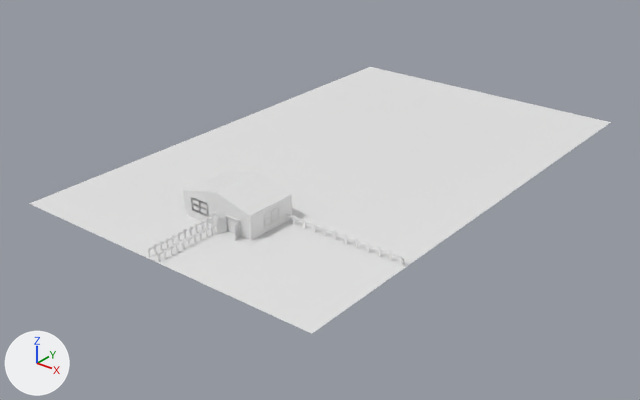
The FBX model Assets/Models/terrenoJuegoGranja.fbx as it was, and as the next commit left it.
Both versions are drawn from a 50 mm lens placed at (74.6, -100.6, 53.6), pointed at (-1.3, -5.8, -5.2). Arrows for +X, +Y and +Z are at lower left; the lights stay in place. Where no turn or scale is listed for an object, it has been applied to the vertices. Vertices at the same position are counted once.
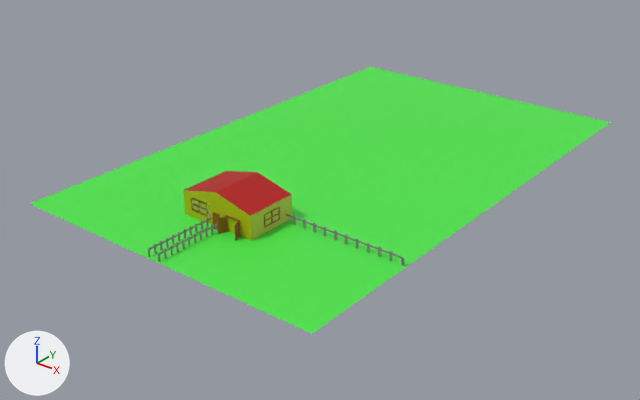
Where the newer file only moved an object's origin or applied its transform, the numbers keep the older frame.

Where the change shows, as pixel boxes [x1, y1, x2, y2] in the pictures (640 x 400 px):
'Plane', recoloured (white to green): [29, 67, 611, 334] in both
'Plane.002', recoloured (white to green): [286, 214, 404, 266] in both
'Plane.003', deleted: before [158, 222, 218, 262]
'Cube', recoloured (grey to brown): [218, 215, 241, 241] in both
part 1 of me_cube_001, recoloured (grey to green): [183, 190, 292, 240] in both
part 2 of me_cube_001, recoloured (white to red): [185, 171, 291, 216] in both
part 3 of me_plane_003, added: after [158, 222, 218, 262]
part 4 of me_plane_003, recoloured (grey to green): [148, 217, 212, 257] in both

The change in detail:
Material 'valla' (mat_valla) is new.
Its base color is (0.22, 0.22, 0.22) (grey #818181).
Material 'madera' (mat_madera) is new.
Its base color is (0.27, 0.103, 0.0) (brown #8e5a00).
Material 'tejado' (mat_tejado) is new.
Its base color is (0.457, 0.00283, 0.0) (red #b40900).
Material 'pared' (mat_pared) is new.
Its base color is (0.453, 0.457, 0.0) (yellow #b3b400).
Material 'suelo' (mat_suelo) is new.
Its base color is (0.0721, 0.8, 0.0656) (green #4ce748).
me_plane has 4 vertices, 1 face and spans x -25.0..25.0, y -40.0..40.0, z 0.0.
me_plane now uses material mat_suelo (green #4ce748).
me_cube_001 has 10 vertices, 7 faces and spans x -6.0..6.0, y -4.0..4.0, z -2.0..3.0.
me_cube_001 is used by ob_casa; location (0.0, -24.8, 2.0).
me_cube_001 part 1: all 5 faces centred in x -6.0..6.0, y -4.0..4.0, z -2.0..0.4 switch from no material to mat_pared (yellow #b3b400).
me_cube_001 part 2: all 2 faces centred in x -3.0..3.0, y 0.0, z 2.25 switch from no material to mat_tejado (red #b40900).
me_cube has 162 vertices, 156 faces and spans x -1.5..1.5, y -1.21..0.12, z -1.11..1.19.
me_cube now uses material mat_madera (brown #8e5a00).
me_plane_004 has 580 vertices, 599 faces and spans x -9.6..9.0, y -0.1..0.1, z -0.8..0.6.
me_plane_004 now uses material mat_valla (grey #818181).
me_plane_003 is used by ob_plane_001; location (-0.9, -34.4, 0.8).
me_plane_003 had 580 vertices, 599 faces and spanned x -0.09..0.09, y -5.28..5.62, z -0.76..0.61.
me_plane_003 now has 1160 vertices, 1198 faces and spans x -0.09..1.92, y -5.28..5.62, z -0.76..0.61.
me_plane_003 part 3: the loose piece of 580 vertices spanning x -0.09..0.09, y -5.28..5.62, z -0.76..0.61 is copied, and the copy is mirrored in x about its middle, then moved by (1.83, 0.0, 0.0), in mat_valla (grey #818181); it spans x 1.74..1.92, y -5.28..5.62, z -0.76..0.61.
me_plane_003 part 4: 599 faces spanning x -0.09..0.09, y -5.28..5.62, z -0.76..0.61 switch from no material to mat_valla (grey #818181).
Object 'Plane.003' (ob_plane_003) is deleted.
